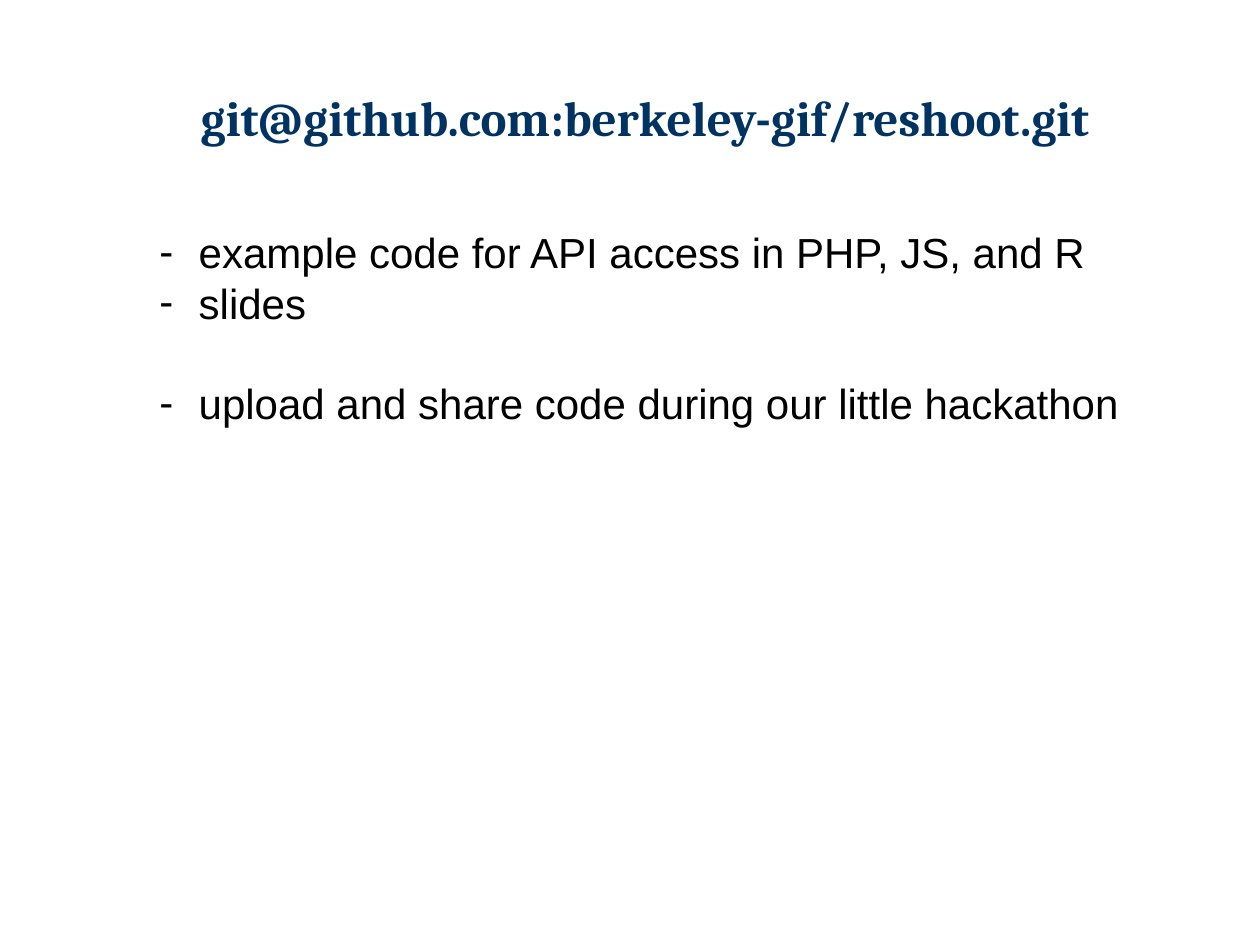
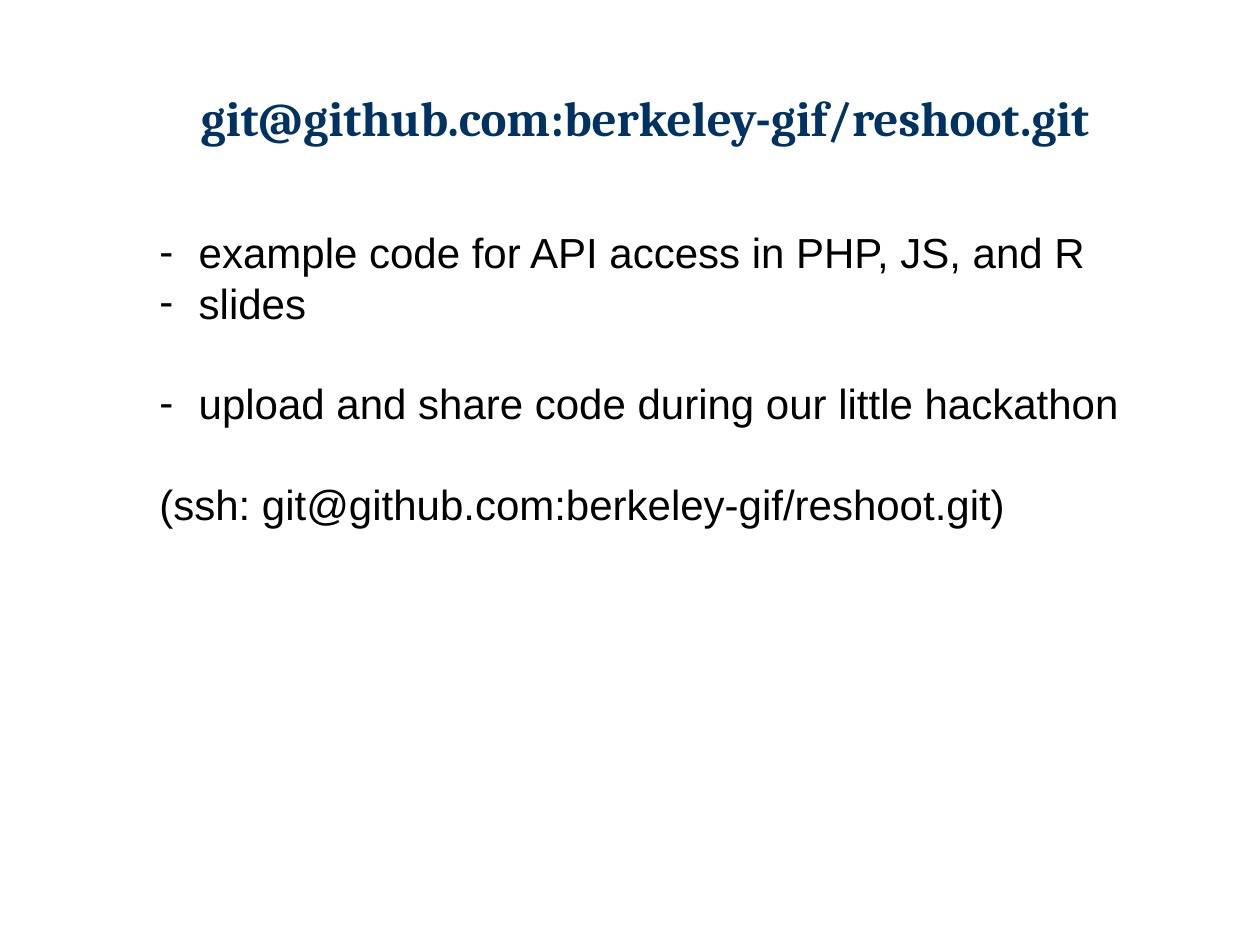
Before and after one commit to berkeley-gif/reshoot, a slide deck: slide 1 of docs/VTM_Photo_rehoot_Falk.pptx. Drawn at 1260x945 pixels with LibreOffice and Linux fonts; fonts in the diff are those of the drawing; background and template pictures are left out. Boxes give left, top, right and bottom in pixels: in the first picture for what was removed or moved away, otherwise in the second. Text is boxed around its words. In the diff, an @@ line names an element or a change of style, - is before the commit and + after.

Commit message:
add ssh connection to slide

```diff
--- a/docs/VTM_Photo_rehoot_Falk.pptx
+++ b/docs/VTM_Photo_rehoot_Falk.pptx
@@ text at box(159, 489, 1005, 529): paragraph added @@
+(ssh: git@github.com:berkeley-gif/reshoot.git)
```
